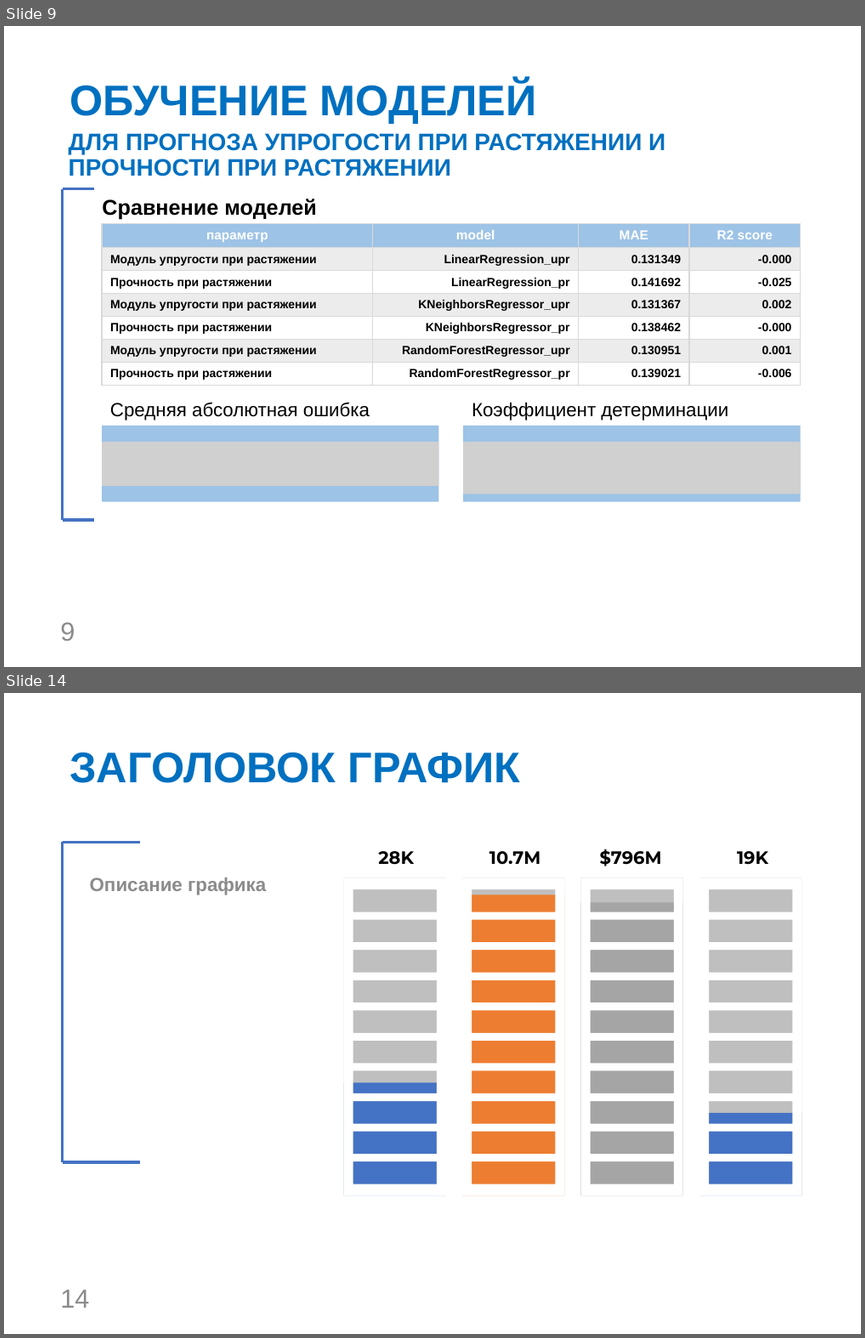
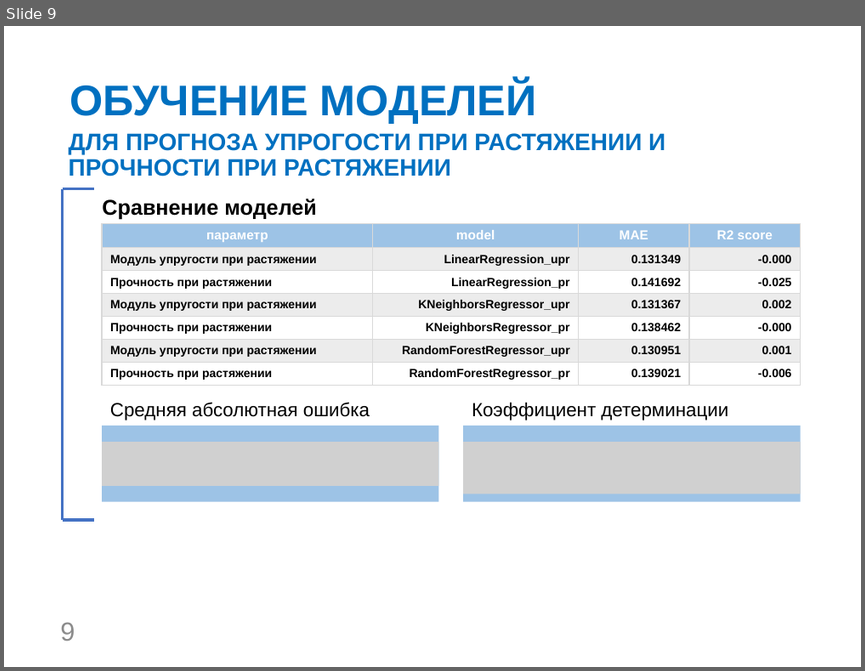
Before and after one commit to KhEvgeniy/VKR, a slide deck: VKR_Kholmanskiy_EI.pptx. Shown one above the other, each under a label of ours: slides 9 and 14 before the commit, slide 9 after it; the slides between them are not shown. The pictures are 865x1338 and 865x671 pixels, drawn with LibreOffice and Linux fonts; fonts in the diff are those of the drawing; grey boxes stand for pictures; background and template pictures are left out. Boxes give left, top, right and bottom in pixels: in the first picture for what was removed or moved away, otherwise in the second. Text is boxed around its words. In the diff, an @@ line names an element or a change of style, - is before the commit and + after.

```diff
--- a/VKR_Kholmanskiy_EI.pptx
+++ b/VKR_Kholmanskiy_EI.pptx
@@ slide 14 removed at [4,693,861,1334], background #FFFFFF @@
@@ text removed at [69,752,521,783] @@
-ЗАГОЛОВОК ГРАФИК
@@ line removed from (63, 842) to (63, 1162) @@
@@ line removed from (63, 842) to (140, 842) @@
@@ text removed at [378,851,414,865] @@
-28K
@@ text removed at [489,851,540,865] @@
-10.7M
@@ text removed at [600,849,662,866] @@
-$796M
@@ text removed at [737,851,768,865] @@
-19K
@@ text removed at [90,877,266,895] @@
-Описание графика
@@ rectangle removed at [344,878,446,1196] @@
@@ freeform shape removed at [344,878,446,1196] @@
@@ rectangle removed at [462,878,564,1196] @@
@@ rectangle removed at [462,895,564,1196] @@
@@ freeform shape removed at [462,878,564,1196] @@
@@ rectangle removed at [580,878,682,1196] @@
@@ freeform shape removed at [580,878,682,1196] @@
@@ rectangle removed at [699,878,801,1196] @@
@@ freeform shape removed at [699,878,801,1196] @@
@@ rectangle removed at [580,902,682,1195] @@
@@ rectangle removed at [344,1083,446,1196] @@
@@ rectangle removed at [699,1113,801,1196] @@
@@ line removed from (63, 1162) to (140, 1162) @@
@@ page number removed at [60,1290,89,1308] @@
-14
```
Also in this commit, not shown: 3 slides added, 7 other slides removed.
